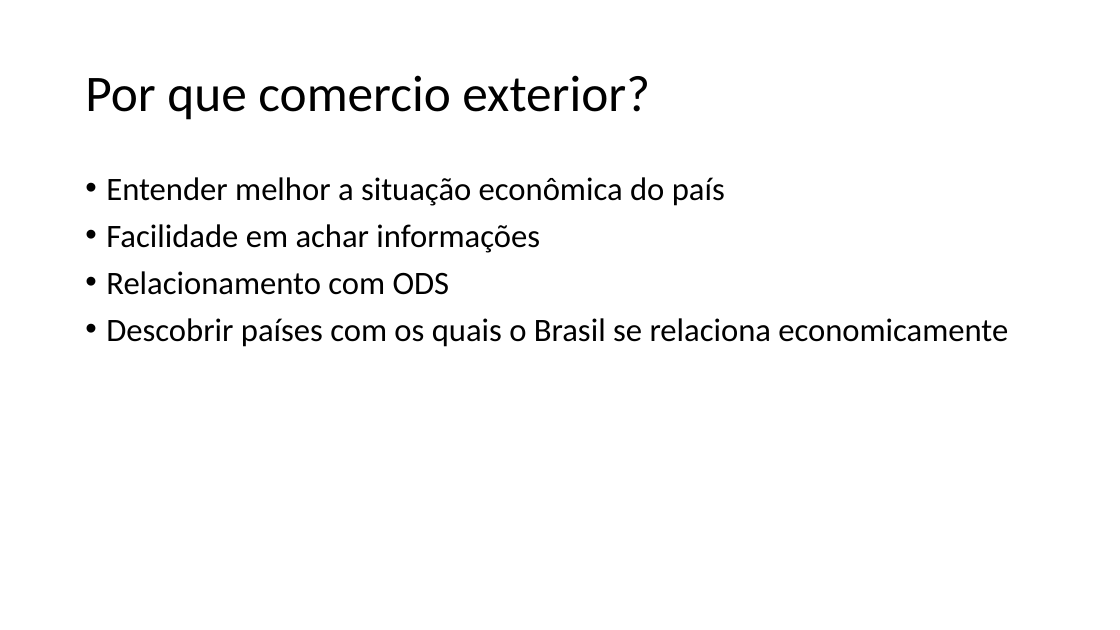
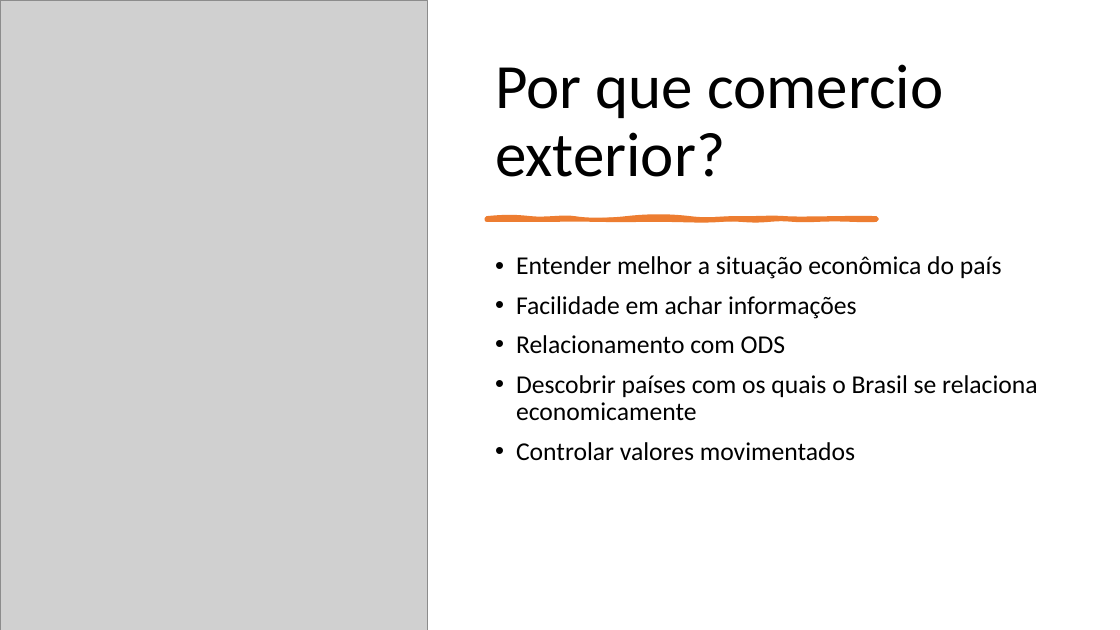
Before and after one commit to arturstaation/GrafoComercioExterior, a slide deck: slide 2 of Apresentação Grafos.pptx. Drawn at 1120x630 pixels with LibreOffice and Linux fonts; fonts in the diff are those of the drawing; grey boxes stand for pictures. Boxes give left, top, right and bottom in pixels: in the first picture for what was removed or moved away, otherwise in the second. Text is boxed around its words. In the diff, an @@ line names an element or a change of style, - is before the commit and + after.

```diff
--- a/Apresentação Grafos.pptx
+++ b/Apresentação Grafos.pptx
@@ picture added at (0, 0, 428, 630) @@
@@ title "Por que comercio exterior?": place and size @@
-title "Por que comercio exterior?" at (85, 75, 650, 120)
+title "Por que comercio exterior?" at (495, 64, 943, 177)
@@ title "Por que comercio exterior?" at (495, 64, 943, 177): size 44 to 54 pt; vertical alignment middle to bottom @@
@@ freeform shape added at (486, 218, 876, 220), fill #ED7D31, outline #ED7D31 3.5 pt @@
@@ text "Entender melhor a situação econômica ...": place and size @@
-text "Entender melhor a situação econômica ..." at (106, 177, 1008, 347)
+text "Entender melhor a situação econômica ..." at (516, 256, 1037, 461)
@@ text at (516, 256, 1037, 420): size 28 to 22 pt in "Entender melhor a situação econômica do país", "Facilidade em achar informações", "Relacionamento com ODS", "Descobrir países com os quais o Brasil ..." @@
@@ text at (516, 442, 855, 461): paragraph added @@
+• Controlar valores movimentados
```
Also in this commit, not shown: 5 other slides changed.
